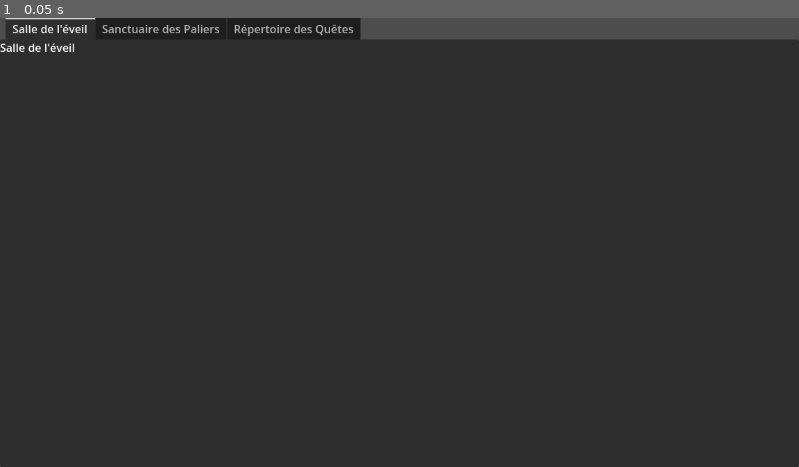
Above: before the commit, frame 1.
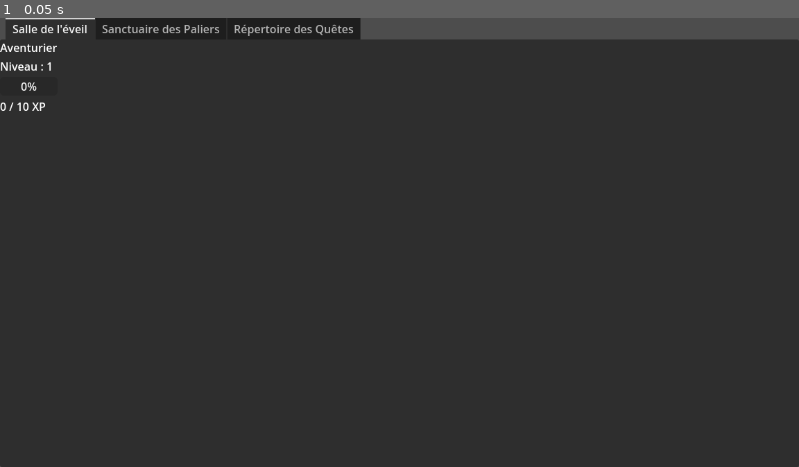
Above: after the commit, the same moment.

Repository: shotoly/godo-life-rpg
Game: Godot game, scene res://scenes/Main.tscn
The game is run twice, just before and just after one commit, with the same random seed, the same clock (stepped at 60 frames per second) and the same inputs.
Inputs:
- Up to frame 1 (0.05 s): no input

The runs differ from the first frame. In frame 1, 0.3% of the frame differs, in the area x 0-10%, y 5-21%.

Commit message:
Add files via upload

Diff:
--- a/autoloads/GameData.gd
+++ b/autoloads/GameData.gd
@@ -1,23 +1,32 @@
 # autoloads/GameData.gd
 extends Node
 
+# --- Signaux ---
 signal arc_name_updated(arc_index, new_name)
+signal player_stats_updated   # Signal pour mettre à jour l'UI en temps réel
 
+# --- Données ---
 var arc_names: Array[String] = []
-var milestones_data: Array[Dictionary] = []   # tableau typé
+var milestones_data: Array[Dictionary] = []
+var player_data: Dictionary = {
+	"name": "Aventurier",
+	"xp": 0,
+	"level": 1,
+	"start_date": Time.get_datetime_string_from_system()
+}
 
 const SAVE_PATH = "user://gamedata.json"
 
 func _ready():
 	load_data()
 
+# --- Fonctions Publiques ---
 func update_arc_name(index: int, name: String):
 	if index >= 0 and index < arc_names.size():
 		arc_names[index] = name
 		emit_signal("arc_name_updated", index, name)
 		save_data()
 
-# --- Fonctions pour les Paliers (Milestones) ---
 func add_milestone(arc_index: int):
 	var new_milestone: Dictionary = {
 		"id": Time.get_unix_time_from_system(),
@@ -36,13 +45,27 @@
 			save_data()
 			return
 
+# --- Gestion du joueur ---
+func add_player_xp(amount: int):
+	player_data["xp"] += amount
+
+	var xp_needed_for_next_level = XpTable.get_xp_for_level(player_data["level"])
+	while player_data["xp"] >= xp_needed_for_next_level:
+		player_data["xp"] -= xp_needed_for_next_level
+		player_data["level"] += 1
+		xp_needed_for_next_level = XpTable.get_xp_for_level(player_data["level"])
+
+	emit_signal("player_stats_updated")
+	save_data()
+
 # --- Sauvegarde et Chargement ---
 func save_data():
 	var file = FileAccess.open(SAVE_PATH, FileAccess.WRITE)
 	if file:
 		var data_to_save = {
 			"arc_names": arc_names,
-			"milestones": milestones_data
+			"milestones": milestones_data,
+			"player": player_data
 		}
 		file.store_string(JSON.stringify(data_to_save, "\t"))
 		file.close()
@@ -50,8 +73,9 @@
 func load_data():
 	if not FileAccess.file_exists(SAVE_PATH):
 		arc_names = [
-			"Arc I","Arc II","Arc III","Arc IV","Arc V","Arc VI",
-			"Arc VII","Arc VIII","Arc IX","Arc X","Arc XI","Arc XII"
+			"Arc I", "Arc II", "Arc III", "Arc IV",
+			"Arc V", "Arc VI", "Arc VII", "Arc VIII",
+			"Arc IX", "Arc X", "Arc XI", "Arc XII"
 		]
 		milestones_data.clear()
 		return
@@ -60,9 +84,8 @@
 	if file:
 		var loaded_data = JSON.parse_string(file.get_as_text())
 		file.close()
-
 		if loaded_data:
-			# Chargement des noms d’Arcs
+			# Charger les noms d’Arcs
 			if loaded_data.has("arc_names"):
 				var loaded_arc_names = loaded_data["arc_names"]
 				if loaded_arc_names is Array:
@@ -71,7 +94,7 @@
 						if typeof(item) == TYPE_STRING:
 							arc_names.append(item)
 
-			# Chargement des paliers
+			# Charger les milestones
 			if loaded_data.has("milestones"):
 				var loaded_milestones = loaded_data["milestones"]
 				if loaded_milestones is Array:
@@ -79,3 +102,9 @@
 					for m in loaded_milestones:
 						if m is Dictionary:
 							milestones_data.append(m)
+
+			# Charger les données du joueur
+			if loaded_data.has("player"):
+				var loaded_player = loaded_data["player"]
+				if loaded_player is Dictionary:
+					player_data = loaded_player
--- a/autoloads/XPTable.gd
+++ b/autoloads/XPTable.gd
@@ -89,3 +89,11 @@
 		5: 4000
 	}
 	return milestone_xp_table.get(difficulty, 0)
+
+	# Ajouté à la fin de autoloads/XPTable.gd
+
+# Calcule l'XP requis pour passer AU niveau suivant (ex: pour passer au niv 2, on passe L=1)
+func get_xp_for_level(level: int) -> int:
+	# Formule : 10 * (L ^ 2.5)
+	var xp_required = 10 * pow(level, 2.5)
+	return int(xp_required)
--- /dev/null
+++ b/scenes/Dashboard.gd
@@ -0,0 +1,27 @@
+# scenes/Dashboard.gd
+extends Control
+
+@onready var player_name_label: Label = $VBoxContainer/PlayerNameLabel
+@onready var level_label: Label = $VBoxContainer/LevelLabel
+@onready var xp_progress_bar: ProgressBar = $VBoxContainer/XpProgressBar
+@onready var xp_label: Label = $VBoxContainer/XpLabel
+
+func _ready():
+	# On se connecte au signal de GameData pour se mettre à jour automatiquement
+	Gamedata.player_stats_updated.connect(update_display)
+	# On fait un premier affichage au chargement de l'écran
+	update_display()
+
+# La fonction qui met à jour toute l'interface
+func update_display():
+	var player_level = Gamedata.player_data["level"]
+	var player_xp = Gamedata.player_data["xp"]
+	var xp_for_next_level = XpTable.get_xp_for_level(player_level)
+
+	player_name_label.text = Gamedata.player_data["name"]
+	level_label.text = "Niveau : " + str(player_level)
+	xp_label.text = str(player_xp) + " / " + str(xp_for_next_level) + " XP"
+
+	# On met à jour la barre de progression
+	xp_progress_bar.max_value = xp_for_next_level
+	xp_progress_bar.value = player_xp
--- a/scenes/MilestoneRow.gd
+++ b/scenes/MilestoneRow.gd
@@ -33,7 +33,6 @@
 func _update_xp_label():
 	var xp = XpTable.get_milestone_xp(difficulty_input.value)
 	xp_label.text = str(xp) + " XP"
-
 # --- Fonctions de sauvegarde (appelées par les signaux) ---
 
 func _on_description_changed(new_text: String):
@@ -43,5 +42,16 @@
 	Gamedata.update_milestone_data(milestone_data["id"], "difficulty", int(new_value))
 	_update_xp_label() # On met aussi à jour le label d'XP
 
+# Dans scenes/MilestoneRow.gd
+
 func _on_completed_toggled(is_pressed: bool):
+	# On vérifie si on est en train de VALIDER (et non d'annuler)
+	# Et si le palier n'était pas déjà complété avant
+	if is_pressed and not milestone_data["completed"]:
+		# On calcule l'XP du palier
+		var xp_gain = XpTable.get_milestone_xp(milestone_data["difficulty"])
+		# On donne l'XP au joueur
+		Gamedata.add_player_xp(xp_gain)
+
+	# On met à jour le statut "terminé" dans GameData (dans tous les cas)
 	Gamedata.update_milestone_data(milestone_data["id"], "completed", is_pressed)
--- a/scenes/dashboard.tscn
+++ b/scenes/dashboard.tscn
@@ -1,4 +1,6 @@
-[gd_scene format=3 uid="uid://dbuptiil5ai4c"]
+[gd_scene load_steps=2 format=3 uid="uid://dbuptiil5ai4c"]
+
+[ext_resource type="Script" uid="uid://8wy0po0hsnfm" path="res://scenes/Dashboard.gd" id="1_sss21"]
 
 [node name="Dashboard" type="Control"]
 layout_mode = 3
@@ -7,10 +9,24 @@
 anchor_bottom = 1.0
 grow_horizontal = 2
 grow_vertical = 2
+script = ExtResource("1_sss21")
 
-[node name="Label" type="Label" parent="."]
+[node name="VBoxContainer" type="VBoxContainer" parent="."]
 layout_mode = 0
 offset_right = 40.0
-offset_bottom = 23.0
-text = "Salle de l'éveil"
-horizontal_alignment = 1
+offset_bottom = 40.0
+
+[node name="PlayerNameLabel" type="Label" parent="VBoxContainer"]
+layout_mode = 2
+text = "Aventurier"
+
+[node name="LevelLabel" type="Label" parent="VBoxContainer"]
+layout_mode = 2
+text = "Niveau : 1"
+
+[node name="XpProgressBar" type="ProgressBar" parent="VBoxContainer"]
+layout_mode = 2
+
+[node name="XpLabel" type="Label" parent="VBoxContainer"]
+layout_mode = 2
+text = "0 / 10 XP"
Not shown, added: scenes/Dashboard.gd.uid
